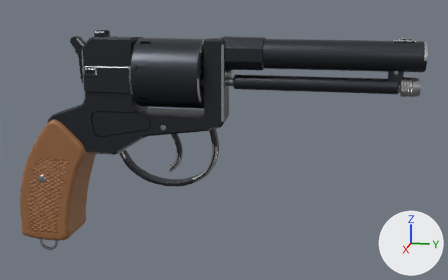
Renders of the glTF model assets/models/guns/nagant.glb from each side of a commit.
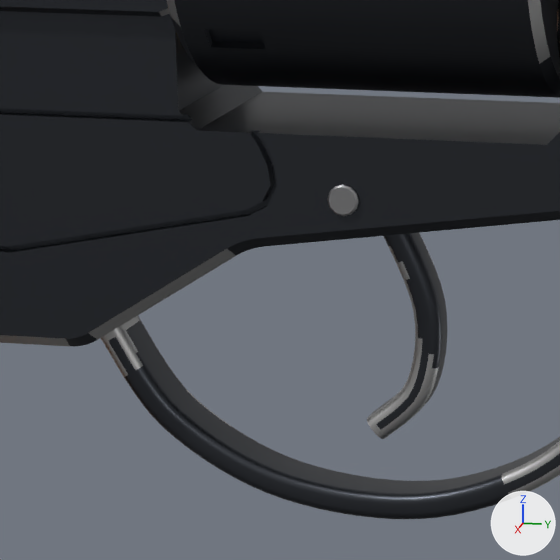
Each version is shown whole from a camera (50 mm lens) standing at (0.3446, 0.1379, 0.1097) and looking at (-0.0035, 0.0683, 0.0227), then close up on the part from 22% to 45% of the width and 32% to 69% of the height. The axes (+X, +Y, +Z) are drawn at lower right. The lights are the same throughout. The first two pictures are the older version. Vertices at exactly the same position are counted once.

The first close-up shows 'cylinder', 'gate', 'static_frame', 'trigger'.
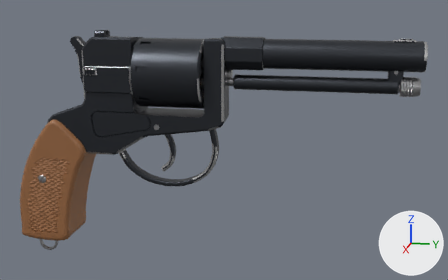
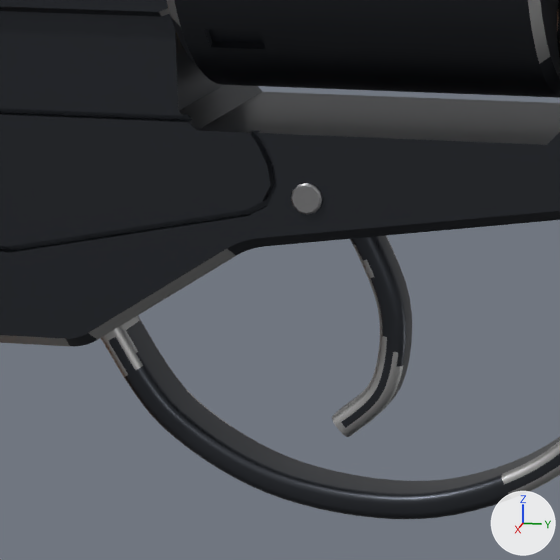
Changed parts and their boxes [x1, y1, x2, y2] in the close-ups (560 x 560 px; the box of a moved part takes in the faces that stretch with it):
'trigger', moved
    before: [367, 233, 447, 439]
    after: [332, 236, 412, 437]
part 1 of me_static_frame_001, moved or reshaped
    before: [11, 164, 560, 253]
    after: [86, 145, 545, 334]

Diff of the bpy script that builds the scene:
```diff
--- a/assets/models/guns/nagant.glb.py
+++ b/assets/models/guns/nagant.glb.py
@@ me_static_frame_001 @@
 # used by ob_static_frame; location = (0.0, 0.0, 0.0)
-me_static_frame_001.from_pydata(...)  # 5431 vertices, 11297 faces; spans x -0.015..0.015, y -0.058..0.178, z -0.055..0.086
+me_static_frame_001.from_pydata(...)  # 5420 vertices, 11275 faces; spans x -0.015..0.015, y -0.058..0.178, z -0.055..0.086
+# me_static_frame_001 part 1: 37 vertices moved from x -0.012..0.012, y 0.034..0.038, z 0.03..0.034 to x -0.012..0.012, y 0.03..0.034, z 0.03..0.034; 73 vertices removed from x -0.012..0.011, y 0.029..0.038, z 0.03..0.034; 62 vertices added at x -0.012..0.011, y 0.028..0.034, z 0.03..0.034
+# other edits to the shape of me_static_frame_001 do not show in these pictures
 me_static_frame_001.materials.append(mat_blued)
@@ ob_trigger @@
 ob_trigger = bpy.data.objects.new('trigger', me_trigger)
-ob_trigger.location = (0.0, 0.036, 0.032)
+ob_trigger.location = (0.0, 0.032, 0.032)
```
